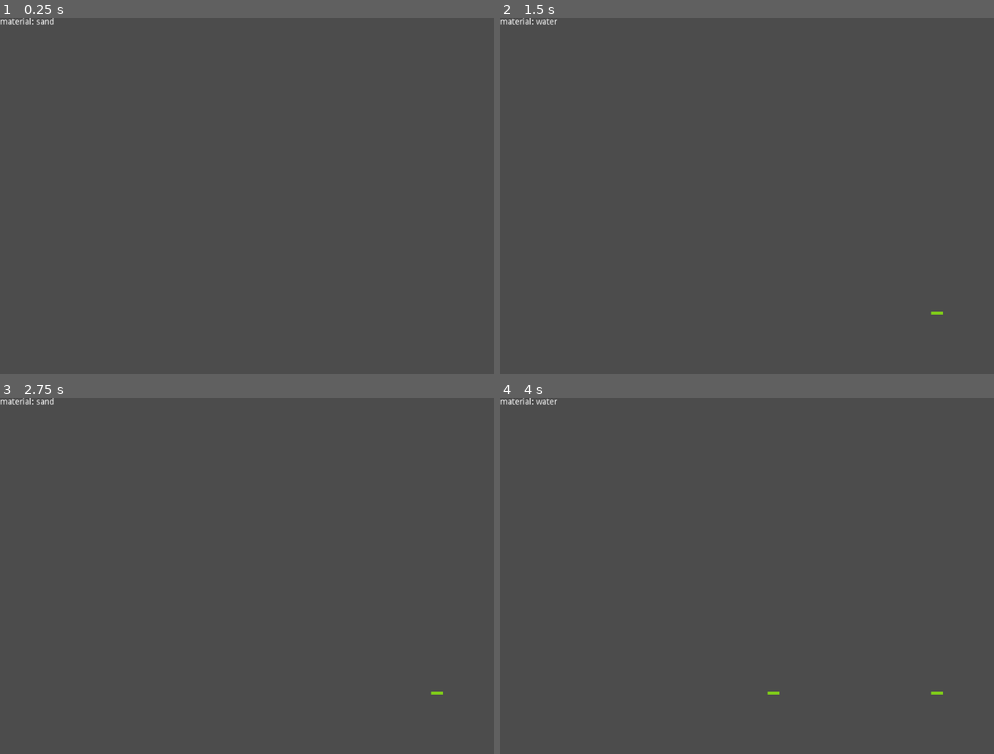
Above: before the commit, frames 1-4 (two rows, left to right).
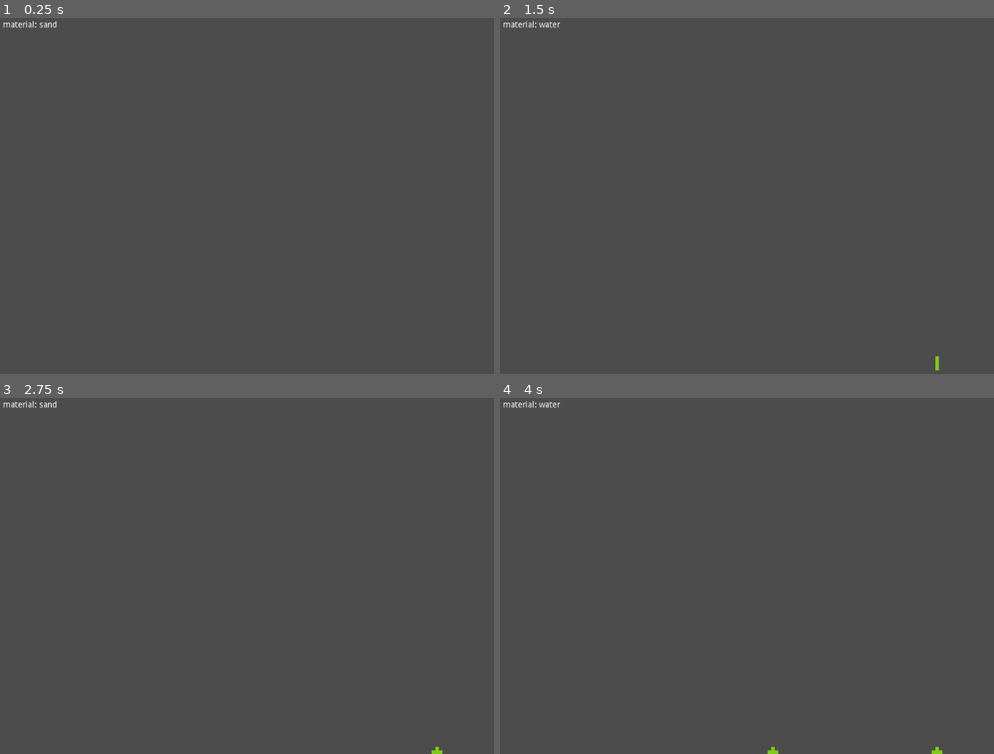
Above: after the commit, the same moments.

Repository: ZpeedTube/pixelbox
Game: Godot game, scene res://MainScene.tscn
The game is run twice, just before and just after one commit, with the same random seed, the same clock (stepped at 60 frames per second) and the same inputs.
Inputs (mouse positions are in pixels of both pictures, inside the frame that each line leads up to):
- Up to frame 1 (0.25 s): no input
- Up to frame 2 (1.5 s): tap Enter at 0.5 s; move the mouse to (939, 178) at 0.52 s; click (939, 178) at 0.6 s; move the mouse to (682, 213) at 1.27 s; tap Mouse wheel down (scroll_down) at 1.35 s
- Up to frame 3 (2.75 s): tap Space at 2 s; move the mouse to (365, 497) at 2.02 s; hold Mouse wheel up (scroll_up) from 2.03 s (still down)
- Up to frame 4 (4 s): tap Enter at 2.75 s; move the mouse to (771, 647) at 2.77 s; release Mouse wheel up (scroll_up) at 2.78 s; click (771, 647) at 2.85 s; move the mouse to (989, 629) at 3.52 s; hold Mouse wheel down (scroll_down) from 3.53 s (still down)

The runs differ from the first frame. In frame 1, 0.2% of the frame differs, in the area x 0-12%, y 0-3%; in frame 2, 0.2%; in frame 3, 0.2%; in frame 4, 0.3%, in the area x 0-90%, y 0-100%.

Commit message:
Improved engine and water (#2)
* (Types) Added materials

Added dirt and wood with some other small changes.

* Cleaning code

Re-arenging and cleaning up code.

* Improved engine

Improved engine and water

* Fixed small mistakes

Diff:
--- a/MainScene.tscn
+++ b/MainScene.tscn
@@ -8,17 +8,20 @@
 [node name="GameManager" type="Sprite" parent="."]
 offset = Vector2( -0.5, -0.5 )
 script = ExtResource( 2 )
+world_width = 200
 world_height = 100
-zoom = 5
+zoom = 6
 simulation_speed = 1
-color_enum = [ Color( 0, 0, 0, 0 ), Color( 0.5, 0.8, 0.1, 1 ), Color( 0.2, 0.2, 0.9, 1 ), Color( 0.21, 0.04, 0.04, 1 ), Color( 0.385864, 0.453125, 0.396374, 1 ) ]
+use_random_direction = true
 
 [node name="PixelManager" type="Node" parent="GameManager"]
 script = ExtResource( 1 )
 offset = Vector2( -0.5, -0.5 )
 
 [node name="Label" type="Label" parent="GameManager"]
-margin_right = 266.0
+margin_left = 5.0
+margin_top = 5.0
+margin_right = 270.0
 margin_bottom = 58.0
 __meta__ = {
 "_edit_use_anchors_": false
--- a/Types/dirt.gd
+++ b/Types/dirt.gd
@@ -1,51 +1,31 @@
 extends Node
 
-static func update(id: int, pixel, pixels, ww, wh):
-	var y = 1
-	var y_max = 1
+static func update(id: int, x: int, y: int, pixel, pixels, ww, wh):
 	var count = pixels.size()
-	var below = calc_pos(pixel.pos.x, pixel.pos.y + 1, ww, wh)
-	var left = calc_pos(pixel.pos.x - 1, pixel.pos.y + y - 1, ww, wh)
-	var below_left = calc_pos(pixel.pos.x - 1, pixel.pos.y + y, ww, wh)
-	var right = calc_pos(pixel.pos.x + 1, pixel.pos.y + y - 1, ww, wh)
-	var below_right = calc_pos(pixel.pos.x + 1, pixel.pos.y + y, ww, wh)
+	var below = calc_pos(x, y + 1, ww, wh)
+	var left = calc_pos(x - 1, y, ww, wh)
+	var below_left = calc_pos(x - 1, y + 1, ww, wh)
+	var right = calc_pos(x + 1, y, ww, wh)
+	var below_right = calc_pos(x + 1, y + 1, ww, wh)
 	# Check down
 	if below < count && (pixels[below] == null || pixels[below].type == 2):
-		pixel.pos.y += 1
-		return swap_pixels(pixel, null, pixels, id, below)
+		return swap_pixels(pixel, pixels[below], pixels, id, below)
 	# Check left
 	if left < count && (pixels[left] == null || pixels[left].type == 2):
 		if below_left < count && (pixels[below_left] == null || pixels[below_left].type == 2):
-			var left2 = calc_pos(pixel.pos.x - 1, pixel.pos.y + y, ww, wh)
-			var below_left2 = calc_pos(pixel.pos.x - 1, pixel.pos.y + y + 1, ww, wh)
+			var left2 = calc_pos(x - 1, y + 1, ww, wh)
+			var below_left2 = calc_pos(x - 1, y + 2, ww, wh)
 			if left2 < count && (pixels[left2] == null || pixels[left2].type == 2):
 				if below_left2 < count && (pixels[below_left2] == null || pixels[below_left2].type == 2):
-					if pixel.pos.x > 0:
-						pixel.pos.x -= 1
-					pixel.pos.y += y + 1
-					return swap_pixels(pixel, null, pixels, id, below_left2)
-			else:
-				if pixel.pos.x > 0:
-					pixel.pos.x -= 1
-				pixel.pos.y += y
-				return swap_pixels(pixel, null, pixels, id, below_left)
+					return swap_pixels(pixel, pixels[below_left2], pixels, id, below_left2)
 	# Check right
 	if right < count && (pixels[right] == null || pixels[right].type == 2):
 		if below_right < count && (pixels[below_right] == null || pixels[below_right].type == 2):
-			var right2 = calc_pos(pixel.pos.x + 1, pixel.pos.y + y, ww, wh)
-			var below_right2 = calc_pos(pixel.pos.x + 1, pixel.pos.y + y + 1, ww, wh)
+			var right2 = calc_pos(x + 1, y + 1, ww, wh)
+			var below_right2 = calc_pos(x + 1, y + 2, ww, wh)
 			if right2 < count && (pixels[right2] == null || pixels[right2].type == 2):
 				if below_right2 < count && (pixels[below_right2] == null || pixels[below_right2].type == 2):
-					if pixel.pos.x < ww - 1:
-						pixel.pos.x += 1
-					pixel.pos.y = pixel.pos.y + y + 1
-					return swap_pixels(pixel, null, pixels, id, below_right2)
-			else:
-				if pixel.pos.x < ww - 1:
-					pixel.pos.x += 1
-				pixel.pos.y = pixel.pos.y + y
-				return swap_pixels(pixel, null, pixels, id, below_right)
-
+					return swap_pixels(pixel, pixels[below_right2], pixels, id, below_right2)
 
 static func swap_pixels(pixel, other_pixel, pixels, this_id, other_id):
 	var other = pixels[other_id]
--- /dev/null
+++ b/Types/fire.gd
@@ -0,0 +1,8 @@
+extends Node
+
+static func update(id: int, pixel, pixels, ww, wh):
+	pass
+
+
+static func calc_pos(x: int, y: int, world_width, world_height):
+	return world_width * y + x
--- a/Types/sand.gd
+++ b/Types/sand.gd
@@ -1,39 +1,27 @@
 extends Node
 
-static func update(id: int, pixel, pixels, ww, wh):
+static func update(id: int, x: int, y: int, pixel, pixels, ww, wh):
 	var count = pixels.size()
-	var below = calc_pos(pixel.pos.x, pixel.pos.y + 1, ww, wh)
-	var below_left = calc_pos(pixel.pos.x - 1, pixel.pos.y + 1, ww, wh)
-	var below_right = calc_pos(pixel.pos.x + 1, pixel.pos.y + 1, ww, wh)
-	var left = calc_pos(pixel.pos.x - 1, pixel.pos.y, ww, wh)
-	var right = calc_pos(pixel.pos.x + 1, pixel.pos.y, ww, wh)
+	var below = calc_pos(x, y + 1, ww, wh)
+	var below_left = calc_pos(x - 1, y + 1, ww, wh)
+	var below_right = calc_pos(x + 1, y + 1, ww, wh)
+	var left = calc_pos(x - 1, y, ww, wh)
+	var right = calc_pos(x + 1, y, ww, wh)
 	if below < count && (pixels[below] == null || pixels[below].type == 2):
-		var other = pixels[below]
-		pixels[id] = null
-		pixel.pos.y += 1
-		pixels[below] = pixel
-		return other
-	elif left < count && (pixels[left] == null || pixels[left].type == 2):
+		return swap_pixels(pixel, pixels[below], pixels, id, below)
+	if left < count && (pixels[left] == null || pixels[left].type == 2):
 		if below_left < count && (pixels[below_left] == null || pixels[below_left].type == 2):
-			var other = pixels[below_left]
-			pixels[id] = null
-			if pixel.pos.x > 0:
-				pixel.pos.x -= 1
-			pixel.pos.y += 1
-			pixels[below_left] = pixel
-			return other
-	elif right < count && (pixels[right] == null || pixels[right].type == 2):
+			return swap_pixels(pixel, pixels[below_left], pixels, id, below_left)
+	if right < count && (pixels[right] == null || pixels[right].type == 2):
 		if below_right < count && (pixels[below_right] == null || pixels[below_right].type == 2):
-			var other = pixels[below_right]
-			pixels[id] = null
-			if pixel.pos.x < ww - 1:
-				pixel.pos.x += 1
-			pixel.pos.y = pixel.pos.y + 1
-			pixels[below_right] = pixel
-			return other
+			return swap_pixels(pixel, pixels[below_right], pixels, id, below_right)
 	return null
-#	return pixels
 
+static func swap_pixels(pixel, other_pixel, pixels, this_id, other_id):
+	var other = pixels[other_id]
+	pixels[this_id] = other_pixel
+	pixels[other_id] = pixel
+	return other
 
 static func calc_pos(x: int, y: int, world_width, world_height):
 	return world_width * y + x
--- a/Types/water.gd
+++ b/Types/water.gd
@@ -1,57 +1,68 @@
 extends Node
 
-static func update(id: int, pixel, pixels, ww, wh):
+static func update(id: int, x: int, y: int, pixel, pixels, ww, wh):
 	var count = pixels.size()
-	var below = calc_pos(pixel.pos.x, pixel.pos.y + 1, ww, wh)
-	var below_left = calc_pos(pixel.pos.x - 1, pixel.pos.y + 1, ww, wh)
-	var below_right = calc_pos(pixel.pos.x + 1, pixel.pos.y + 1, ww, wh)
-	var left = calc_pos(pixel.pos.x - 1, pixel.pos.y, ww, wh)
-	var right = calc_pos(pixel.pos.x + 1, pixel.pos.y, ww, wh)
+	var below = calc_pos(x, y + 1, ww, wh)
+	var below_left = calc_pos(x - 1, y + 1, ww, wh)
+	var below_right = calc_pos(x + 1, y + 1, ww, wh)
+	var left = calc_pos(x - 1, y, ww, wh)
+	var right = calc_pos(x + 1, y, ww, wh)
+#	if below < count && pixels[below] != null && pixels[below].type != 2:
+#		if right < count && pixels[right] == null:
+#			if below_right < count && pixels[below_right] == null:
+#				pixels[id] = null
+#				pixels[below_right] = pixel
+#				return
+#		if left < count && pixels[left] == null:
+#			if below_left < count && pixels[below_left] == null:
+#				pixels[id] = null
+#				pixels[below_left] = pixel
+#				return
 	if below < count && pixels[below] == null:
 		pixels[id] = null
-		pixel.pos.y += 1
 		pixels[below] = pixel
-	elif left < count && pixels[left] == null:
-		pixels[id] = null
-		if pixel.pos.x > 0:
-			pixel.pos.x -= 1
-		pixels[left] = pixel
-	elif right < count && pixels[right] == null:
-		pixels[id] = null
-		if pixel.pos.x < ww - 1:
-			pixel.pos.x += 1
-		pixels[right] = pixel
+		return null
+
+	var r = randi() % 5
+	match r:
+		0, 4:
+			if right < count && pixels[right] == null:
+				pixels[id] = null
+				pixels[right] = pixel
+		1, 2:
+			if left < count && pixels[left] == null:
+				pixels[id] = null
+				pixels[left] = pixel
 	return null
 
-static func react(id: int, pixel, pixels, ww, wh):
+static func react(id: int, x: int, y: int, pixel, pixels, ww, wh):
 	var count = pixels.size()
 	var above = -1
 	var left = -1
 	var right = -1
-	var y = pixel.pos.y
 	while y > 0:
-		above = calc_pos(pixel.pos.x, y, ww, wh)
-		left = calc_pos(pixel.pos.x - 1, y, ww, wh)
-		right = calc_pos(pixel.pos.x + 1, y, ww, wh)
+		above = calc_pos(x, y, ww, wh)
+		left = calc_pos(x - 1, y, ww, wh)
+		right = calc_pos(x + 1, y, ww, wh)
 		if left < count && above > 0 && pixels[left] == null:
-			pixel.pos.y = y
-			if pixel.pos.x > 0:
-				pixel.pos.x -= 1
 			pixels[left] = pixel
+			pixels[id] = null
 			return
 		elif right < count && above > 0 && pixels[right] == null:
-			pixel.pos.y = y
-			if pixel.pos.x < ww - 1:
-				pixel.pos.x += 1
 			pixels[right] = pixel
+			pixels[id] = null
 			return
 		elif above < count && above > 0 && pixels[above] == null:
-			pixel.pos.y = y
 			pixels[above] = pixel
+			pixels[id] = null
 			return
 		y -= 1
 
-
+static func swap_pixels(pixel, other_pixel, pixels, this_id, other_id):
+	var other = pixels[other_id]
+	pixels[this_id] = other_pixel
+	pixels[other_id] = pixel
+	return other
 
 static func calc_pos(x: int, y: int, world_width, world_height):
 	return world_width * y + x
--- a/Types/wood.gd
+++ b/Types/wood.gd
@@ -1,4 +1,4 @@
 extends Node
 
-static func update(id: int, pixel, pixels, ww, wh):
+static func update(id: int, x: int, y: int, pixel, pixels, ww, wh):
 	pass
--- a/game_manager.gd
+++ b/game_manager.gd
@@ -13,22 +13,15 @@
 export var simulation_frame: int = 0
 
 export var spawn_type: int = 1
+var mouse_pressed = false
+export var show_invisble = false
 
-export var color_enum = [
-	Color(0.0, 0.0, 0.0, 0.0),
-	Color(0.5, 0.8, 0.1, 1.0),
-	Color(0.2, 0.2, 0.9, 1.0),
-	Color(0.21, 0.04, 0.04, 1.0),
-	Color(0.38, 0.45, 0.39, 1.0)
-]
-
-var mouse_pressed = false
+export var use_random_direction = false
 
 
 func _ready():
 	pixel_manager.world_width = world_width
 	pixel_manager.world_height = world_height
-	print(pixel_manager.pixels)
 
 func _input(event):
 	if event.is_action("click"):
@@ -57,40 +50,62 @@
 #				spawn_pixel(Vector2(xx * zoom,yy * zoom))
 	if simulation_frame % simulation_speed == 0:
 		update_pixels()
-#		print(pixel_manager.pixels.size())
 	label.text = "material: " + pixel_manager.pixel_name[spawn_type]
 
+	var pixel = pixel_manager.get_pixel(get_global_mouse_position())
+	if pixel:
+		label.text += "\npixel: " + str(pixel)
+
 func _draw():
-	var pixels = pixel_manager.pixels
-	for p in pixels.size():
-		var pixel = pixels[p]
-		if pixel:
-			var rect2 = Rect2(Vector2(pixel.pos.x*zoom, pixel.pos.y*zoom), Vector2(zoom, zoom))
-			draw_rect(rect2, color_enum[pixel.color], true, 1, false)
+	if simulation_frame % simulation_speed == 0:
+		var pixels = pixel_manager.pixels
+		if pixels.size() == world_width * world_height:
+			for y in range(0, world_height, 1):
+				for x in range(0, world_width-1, 1):
+					var p = world_width * y + x
+					var pixel = pixels[p]
+					if pixel:
+						var rect2 = Rect2(Vector2(x*zoom, y*zoom), Vector2(zoom, zoom))
+						var color =  pixel_manager.color_palette[pixel.color]
+						draw_rect(rect2, color, true, 1, false)
 
 func spawn_pixel(type: int = 1, offset: Vector2 = Vector2()):
 	if (pixel_manager):
 		pixel_manager.resize(world_height * world_width)
 		var mouse_pos = get_global_mouse_position()
-#			print("add ", mouse_pos.x / zoom)
 		pixel_manager.new_pixel(mouse_pos+offset, type)
 
 
 func update_pixels():
 	var pixels = pixel_manager.pixels
-	var new_pixels = []
-	new_pixels.resize(pixels.size())
-	for p in range(pixels.size()-1, 0, -1):
-		var pixel = pixels[p]
-		if pixel:
-			var other_pixel = pixel_manager.get_pixel_type(pixel.type).update(p, pixel, pixels, world_width, world_height)
-			if other_pixel:
-				pixel_manager.get_pixel_type(other_pixel.type).react(p, other_pixel, pixels, world_width, world_height)
+	if pixels.size() == world_width * world_height:
+		var x_min = 0
+		var x_max = world_width
+		var direction = 1
+		if use_random_direction:
+			direction = randi() % 2
+			if direction == 0:
+				direction = -1
+				x_min = world_width - 1
+				x_max = 0
+#		print(str(direction))
+		for y in range(world_height - 1, -1, -1):
+			for x in range(x_min, x_max, direction):
+				var p = world_width * y + x
+				var pixel = pixels[p]
+				if pixel:
+					var other_pixel = pixel_manager.get_pixel_type(pixel.type).update(p, x, y, pixel, pixels, world_width, world_height)
+					if other_pixel:
+						pixel_manager.get_pixel_type(other_pixel.type).react(p, x, y, other_pixel, pixels, world_width, world_height)
 	update() # redraw with _draw
 
 func calc_pos(x: int, y: int):
 	if x >= world_width:
 		x = world_width -1
+	elif x < 0:
+		x = 0
 	if y >= world_height:
 		y = world_height -1
+	elif y < 0:
+		y = 0
 	return world_width * y + x
--- a/pixel_manager.gd
+++ b/pixel_manager.gd
@@ -16,6 +16,14 @@
 	"wood"
 ]
 
+export var color_palette = [
+	Color(0.0, 0.0, 0.0, 0.0),
+	Color(0.5, 0.8, 0.1, 1.0),
+	Color(0.2, 0.2, 0.9, 1.0),
+	Color(0.21, 0.04, 0.04, 1.0),
+	Color(0.38, 0.45, 0.39, 1.0)
+]
+
 export var default_type:int = 0
 export var pixels = []
 export var size: int = 10
@@ -24,15 +32,9 @@
 export var offset: Vector2 = Vector2(0, 0)
 
 func _ready():
-#	var p = new_pixel(1, 1, 1)
-#	print(p)
-#	for x in world_width:
-#		for y in world_height:
-#			pixels[world_width * y + x] = null
 	pixels.resize(world_height * world_width)
 	print(pixels.size())
 	print(pixel_types)
-#	pass
 
 func resize(new_size: int):
 	if (pixels.size() != new_size):
@@ -51,7 +53,6 @@
 		return null
 
 	var pixel = {
-		"pos": {"x": int(pos.x), "y": int(pos.y)},
 		"type": type,
 		"color": type,
 		"velocity": -1,
@@ -63,15 +64,17 @@
 	print(pixels[ pos1d ])
 	return pixel
 
-#func get_pixel(global_pos: Vector2):
-#	for p in pixels.size():
-#		var pixel = pixels[p]
-#		if pixel.pos == global_pos:
-#			return pixel
-#	return null
+func get_pixel(global_pos: Vector2):
+	var pos = global_pos_to_pos(global_pos)
+	var pos1d = world_width * int(pos.y) + int(pos.x)
+	if pos1d >= 0 && pos1d < pixels.size():
+		return pixels[pos1d]
+	else:
+		return null
 
 func get_pixel_type(type: int):
 	return pixel_types[type]
 
+
 func global_pos_to_pos(pos: Vector2):
 	return Vector2(round((pos.x / size) + offset.x), round((pos.y / size) + offset.y))
